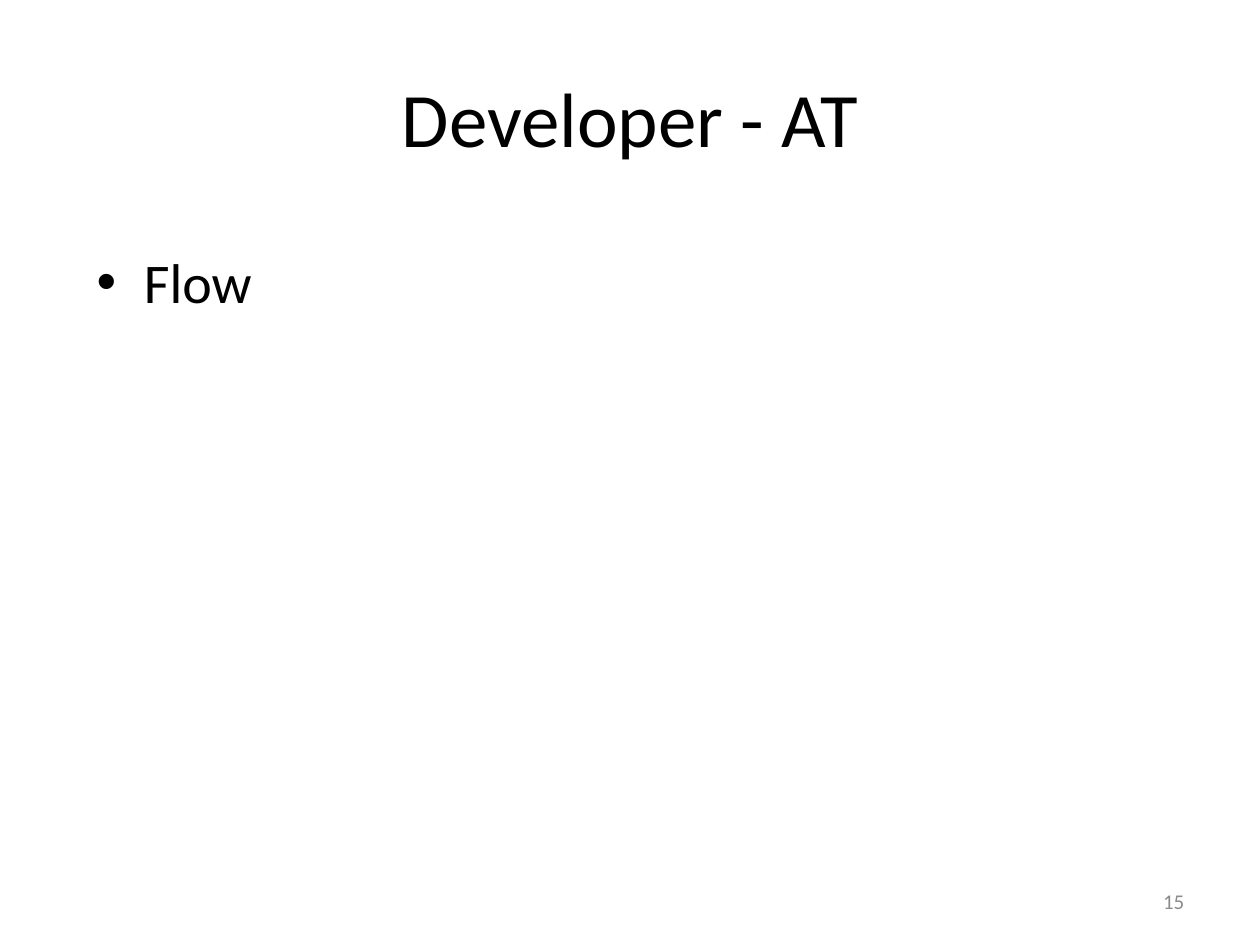
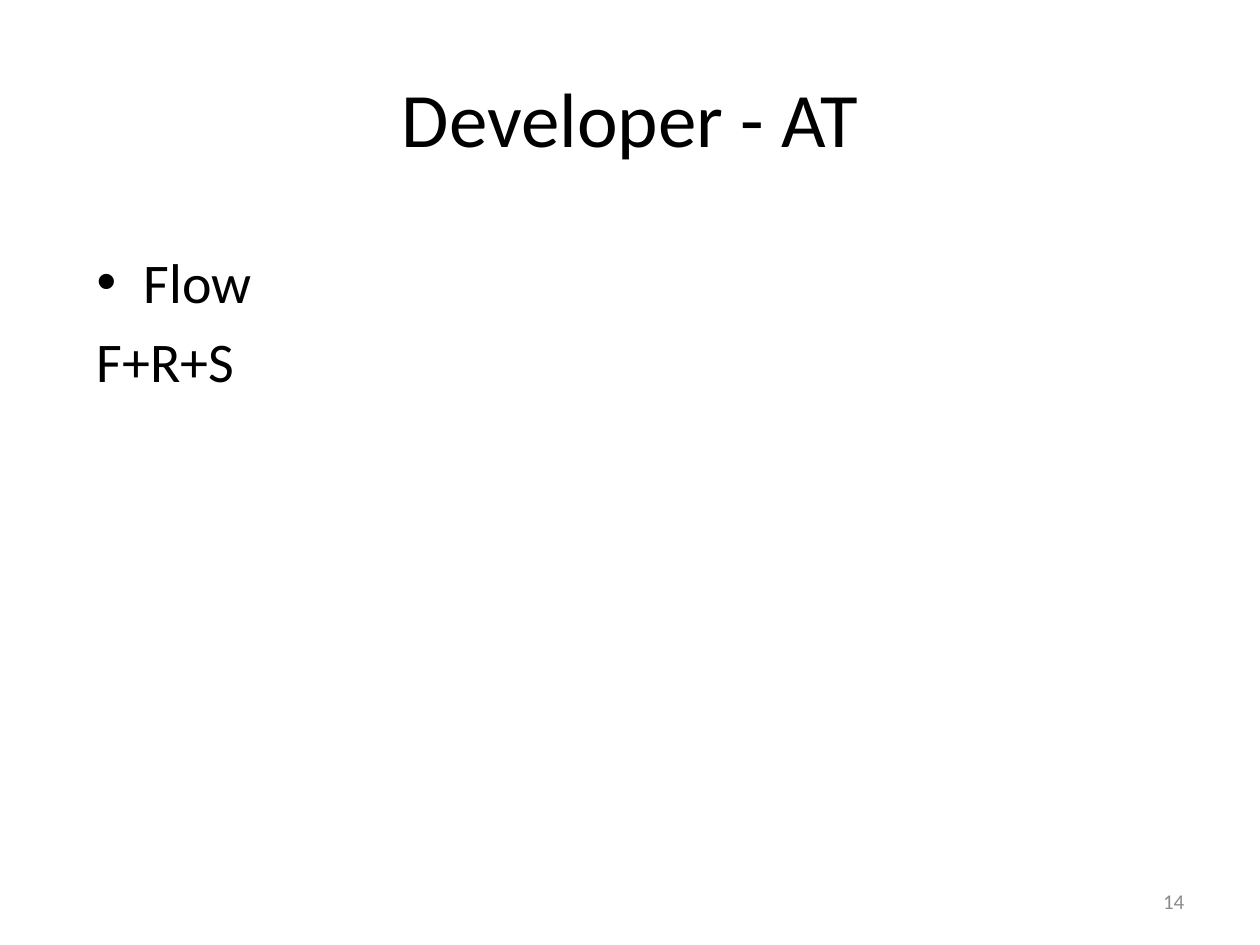
Before and after one commit to msuarz/portfolio, a slide deck: slide 14 of agile2011/presentation.pptx (slide 15 before the commit). Drawn at 1260x945 pixels with LibreOffice and Linux fonts; fonts in the diff are those of the drawing. Boxes give left, top, right and bottom in pixels: in the first picture for what was removed or moved away, otherwise in the second. Text is boxed around its words. In the diff, an @@ line names an element or a change of style, - is before the commit and + after.

```diff
--- a/agile2011/presentation.pptx
+++ b/agile2011/presentation.pptx
@@ text at (97, 345, 235, 383): paragraph added @@
+F+R+S
@@ page number at (1163, 895, 1184, 909): text changed @@
-15
+14
```
Also in this commit, not shown: 12 other slides changed, 1 slide added, 2 slides removed, 1 other file.
